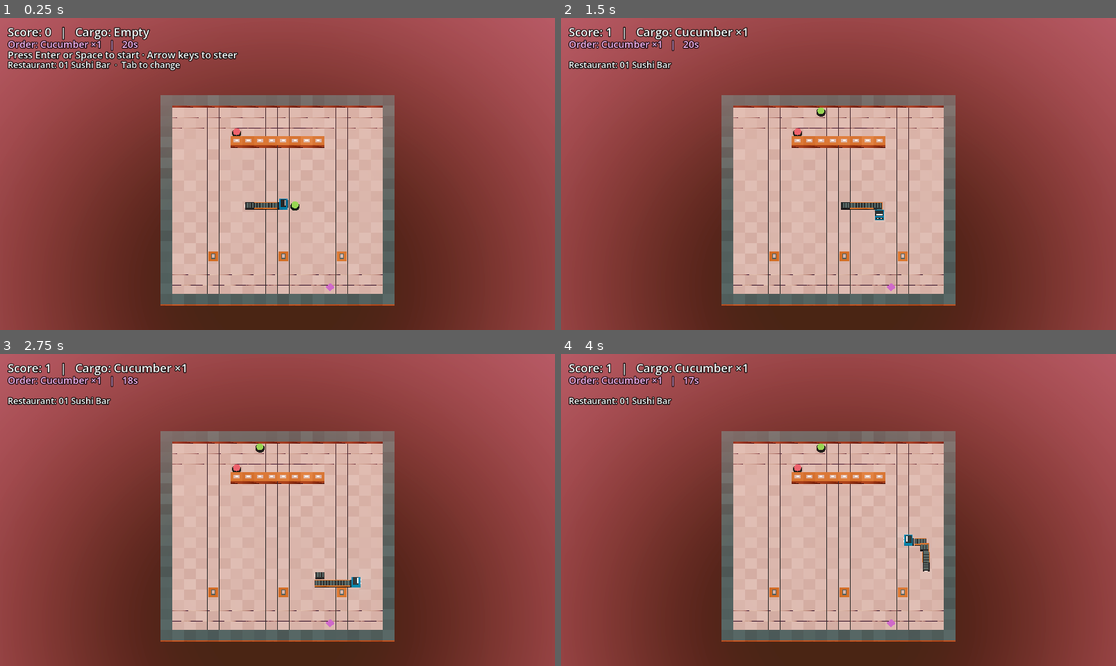
Above: before the commit, frames 1-4 (two rows, left to right).
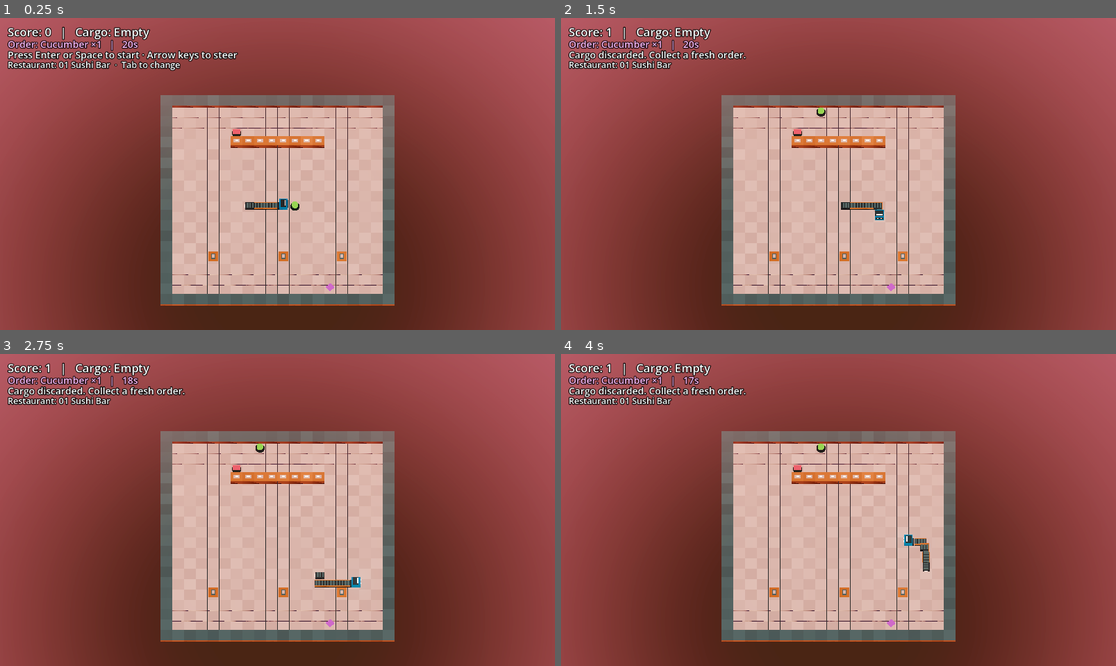
Above: after the commit, the same moments.

Repository: Michaelypp/D4
Game: Godot game, scene res://main.tscn
The game is run twice, just before and just after one commit, with the same random seed, the same clock (stepped at 60 frames per second) and the same inputs.
Inputs:
- Up to frame 1 (0.25 s): no input
- Up to frame 2 (1.5 s): tap Enter (ui_accept) at 0.5, 0.77 s; hold Right (ui_right) 0.53-1.28 s; tap X at 0.6, 1.35 s; hold Down (ui_down) from 1.28 s (still down)
- Up to frame 3 (2.75 s): tap Enter (ui_accept) at 1.52 s; release Down (ui_down) at 2.03 s; hold Right (ui_right) from 2.03 s (still down); tap Tab at 2.1 s; tap X at 2.3 s
- Up to frame 4 (4 s): release Right (ui_right) at 2.78 s; hold Up (ui_up) 2.78-3.53 s; tap X at 2.85, 3.6 s; tap Enter (ui_accept) at 3.02, 3.77 s; hold Left (ui_left) from 3.53 s (still down)

The runs differ from the first frame. In frame 1, less than 0.1% of the frame differs, in the area x 41-54%, y 35-61%; in frame 2, 1.0%, in the area x 1-47%, y 2-38%; in frame 3, 1.0%; in frame 4, 1.0%.

Commit message:
Add cargo discard and distinct shapes for cucumber and salmon

Diff:
--- a/app/main.gd
+++ b/app/main.gd
@@ -84,6 +84,10 @@
 		_draw_pickup()
 		return
 	if not _started or session.ended:
+		return
+	if event is InputEventKey and event.pressed and not event.echo and event.keycode == KEY_X:
+		session.discard_cargo()
+		_draw_pickup()
 		return
 	for action in DIRECTIONS:
 		if event.is_action_pressed(action):
@@ -153,11 +157,8 @@
 	return Vector3(cell.x + 0.5, 0, cell.y + 0.5)
 
 
-func _make_ingredient_marker(color: Color) -> MeshInstance3D:
+func _make_ingredient_marker(mesh: PrimitiveMesh, color: Color) -> MeshInstance3D:
 	var ingredient := MeshInstance3D.new()
-	var mesh := SphereMesh.new()
-	mesh.radius = 0.31
-	mesh.height = 0.42
 	var material := StandardMaterial3D.new()
 	material.albedo_color = color
 	material.shading_mode = BaseMaterial3D.SHADING_MODE_UNSHADED
@@ -180,8 +181,14 @@
 
 
 func _build_pickup_display() -> void:
-	ingredient_markers[Session.INGREDIENT] = _make_ingredient_marker(Color("6fff31"))
-	ingredient_markers[Session.SALMON] = _make_ingredient_marker(Color("ff4665"))
+	var cucumber := CylinderMesh.new()
+	cucumber.top_radius = 0.28
+	cucumber.bottom_radius = 0.28
+	cucumber.height = 0.20
+	ingredient_markers[Session.INGREDIENT] = _make_ingredient_marker(cucumber, Color("6fff31"))
+	var salmon := BoxMesh.new()
+	salmon.size = Vector3(0.65, 0.18, 0.34)
+	ingredient_markers[Session.SALMON] = _make_ingredient_marker(salmon, Color("ff4665"))
 	collision_marker.text = "×"
 	collision_marker.font_size = 96
 	collision_marker.outline_size = 14
@@ -284,15 +291,17 @@
 			Session.Delivery.NEED_MORE:
 				status_label.text = "Collect the missing ingredients, then return."
 			Session.Delivery.TOO_MANY:
-				status_label.text = "The order needs an exact count."
+				status_label.text = "Too much cargo. Press X to discard it."
 			Session.Delivery.COMPLETE:
 				status_label.text = "Delivered! +%d points" % Session.DELIVERY_BONUS
 			Session.Delivery.TIMED_OUT:
 				status_label.text = "Order expired. +1 empty belt segment."
 			Session.Delivery.WRONG_RECIPE:
 				status_label.text = "Wrong recipe. Cargo cleared, +1 empty segment."
+			Session.Delivery.DISCARDED:
+				status_label.text = "Cargo discarded. Collect a fresh order."
 			_:
-				status_label.text = ""
+				status_label.text = "" if session.cargo.is_empty() else "X: discard cargo"
 
 
 func _format_ingredients(items: Dictionary[String, int]) -> String:
--- a/core/session.gd
+++ b/core/session.gd
@@ -4,7 +4,7 @@
 class_name Session
 extends RefCounted
 
-enum Delivery { NONE, NEED_MORE, TOO_MANY, COMPLETE, TIMED_OUT, WRONG_RECIPE }
+enum Delivery { NONE, NEED_MORE, TOO_MANY, COMPLETE, TIMED_OUT, WRONG_RECIPE, DISCARDED }
 
 const INGREDIENT := "Cucumber"
 const SALMON := "Salmon"
@@ -75,6 +75,14 @@
 			_spawn_customer(customer_cell)
 	if ingredients.size() < INGREDIENT_TYPES.size() or delivery_result == Delivery.TIMED_OUT:
 		_stock_ingredients()
+
+
+func discard_cargo() -> void:
+	if ended or cargo.is_empty():
+		return
+	cargo.clear()
+	delivery_result = Delivery.DISCARDED
+	_stock_ingredients()
 
 
 func _try_delivery() -> void:
--- a/tests/session_test.gd
+++ b/tests/session_test.gd
@@ -1,4 +1,22 @@
 extends "res://tests/test_case.gd"
+
+
+func test_discard_clears_cargo_without_changing_the_order_or_belt() -> void:
+	var session := Session.new(Vector2i(10, 10))
+	session.ingredients[Session.INGREDIENT] = session.dragon.next_head()
+	session.tick()
+	var order := session.customer_order.duplicate()
+	var customer := session.customer_cell
+	var belt := session.dragon.body.duplicate()
+	var ticks_left := session.customer_ticks_left
+	session.discard_cargo()
+	assert_true(session.cargo.is_empty())
+	assert_eq(session.delivery_result, Session.Delivery.DISCARDED)
+	assert_eq(session.score, 1)
+	assert_eq(session.dragon.body, belt)
+	assert_eq(session.customer_order, order)
+	assert_eq(session.customer_cell, customer)
+	assert_eq(session.customer_ticks_left, ticks_left)
 
 
 func test_a_tick_moves_the_dragon_head() -> void:
